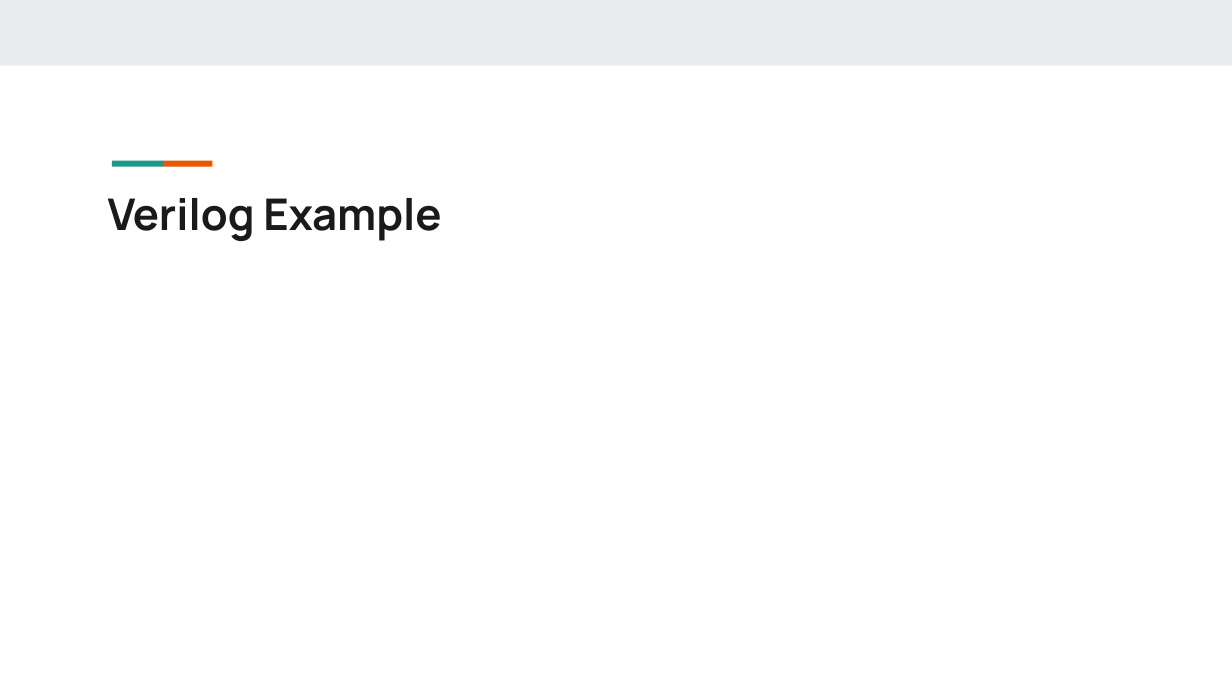
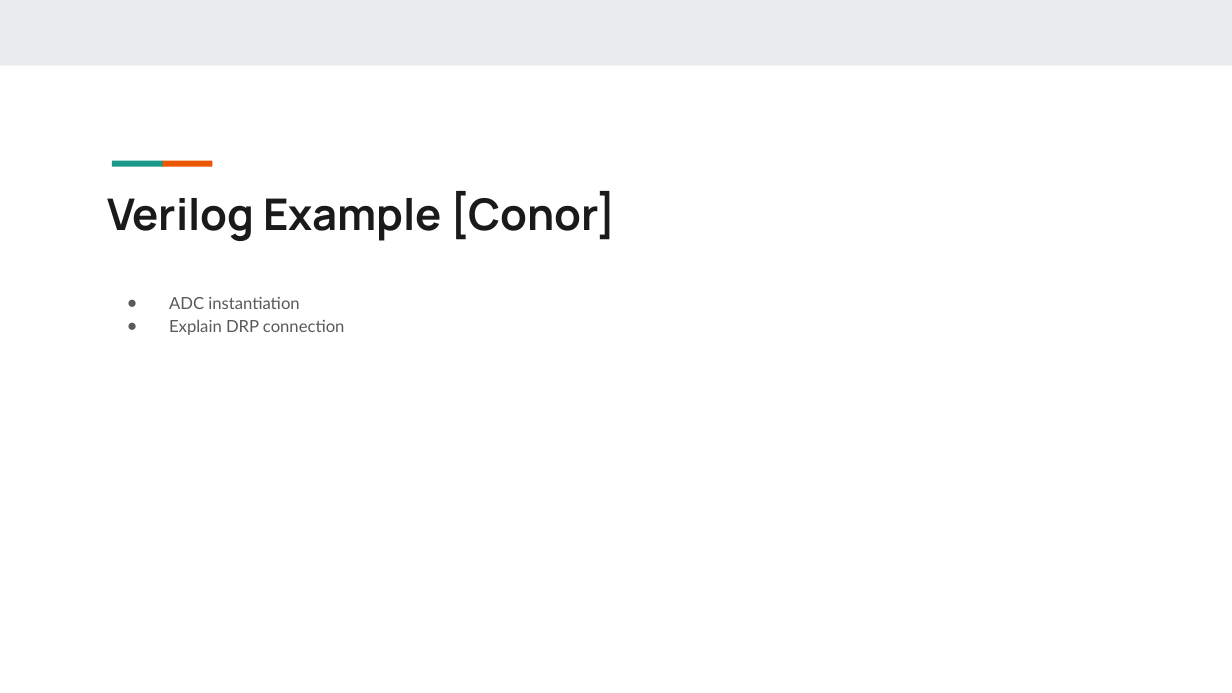
Before and after one commit to xu842251462/EC551_FinalProject, a slide deck: slide 9 of Bringing the Analog World to Digital Design_EC551_Final Project.pptx. Drawn at 1232x693 pixels with LibreOffice and Linux fonts; fonts in the diff are those of the drawing. Boxes give left, top, right and bottom in pixels: in the first picture for what was removed or moved away, otherwise in the second. Text is boxed around its words. In the diff, an @@ line names an element or a change of style, - is before the commit and + after.

```diff
--- a/Bringing the Analog World to Digital Design_EC551_Final Project.pptx
+++ b/Bringing the Analog World to Digital Design_EC551_Final Project.pptx
@@ title at (108,191,616,241): text changed @@
-Verilog Example
+Verilog Example [Conor]
@@ text added at (169,297,345,335), 13 pt, text #595959 @@
+● ADC instantiation
+● Explain DRP connection
```
Also in this commit, not shown: 4 other slides changed.
